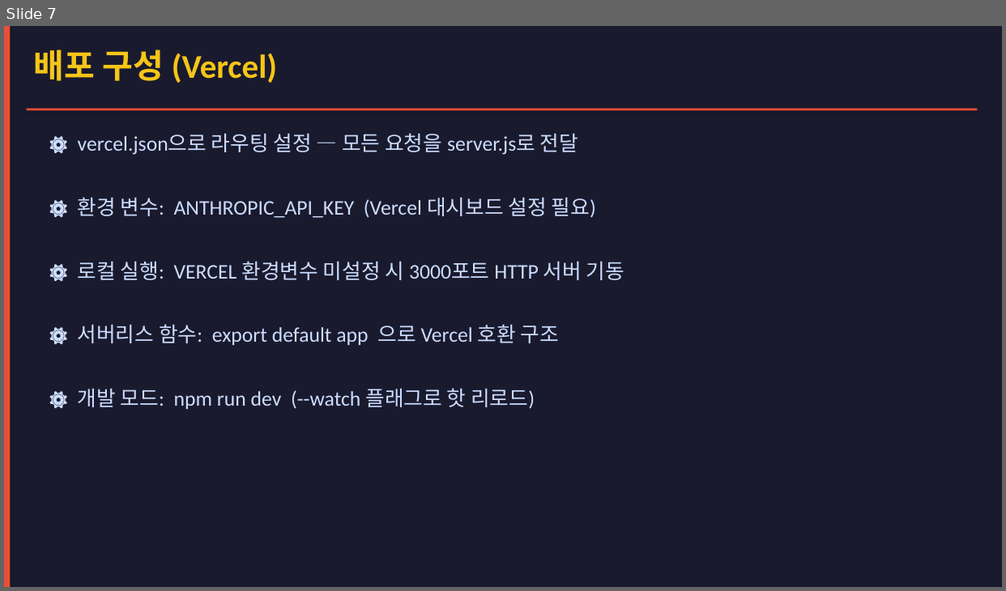
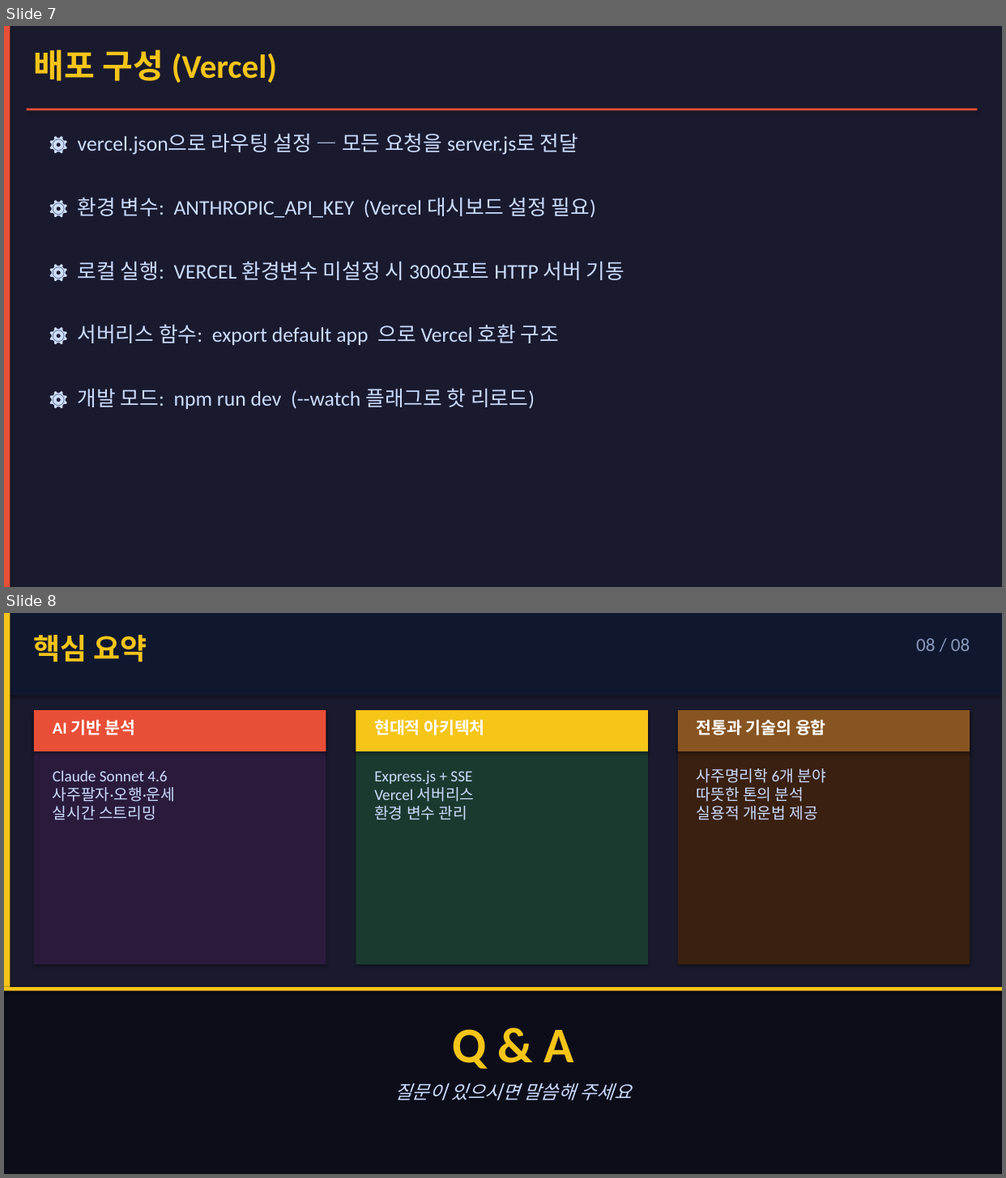
Before and after one commit to hohyun8/saju2, a slide deck: saju_app_overview.pptx. Shown one above the other, each under a label of ours: slide 7 before the commit, slides 7 and 8 after it. The pictures are 1006x591 and 1006x1178 pixels, drawn with LibreOffice and Linux fonts; fonts in the diff are those of the drawing. Boxes give left, top, right and bottom in pixels: in the first picture for what was removed or moved away, otherwise in the second. Text is boxed around its words. In the diff, an @@ line names an element or a change of style, - is before the commit and + after.

```diff
--- a/saju_app_overview.pptx
+++ b/saju_app_overview.pptx
@@ slide 8 added at (x1=4, y1=613, x2=1002, y2=1174), background #1A1A2E @@
@@ rectangle added at (x1=4, y1=613, x2=1002, y2=696), fill #101830 @@
@@ rectangle added at (x1=4, y1=613, x2=10, y2=1174), fill #F5C518 @@
@@ text added at (x1=34, y1=635, x2=147, y2=662), 28 pt, text #F5C518, bold @@
+핵심 요약
@@ text added at (x1=916, y1=638, x2=970, y2=651), 18 pt, text #8899BB @@
+08 / 08
@@ rectangle added at (x1=34, y1=710, x2=326, y2=965), fill #2A1B3D @@
@@ rectangle added at (x1=34, y1=710, x2=326, y2=752), fill #E94F37 @@
@@ text added at (x1=53, y1=720, x2=136, y2=735), 16 pt, text #FFFFFF, bold @@
+AI 기반 분석
@@ rectangle added at (x1=356, y1=710, x2=648, y2=965), fill #1B3A2F @@
@@ rectangle added at (x1=356, y1=710, x2=648, y2=752), fill #F5C518 @@
@@ text added at (x1=374, y1=719, x2=484, y2=735), 16 pt, text #FFFFFF, bold @@
+현대적 아키텍처
@@ rectangle added at (x1=678, y1=710, x2=970, y2=965), fill #3A2010 @@
@@ rectangle added at (x1=678, y1=710, x2=970, y2=752), fill #885522 @@
@@ text added at (x1=697, y1=719, x2=826, y2=735), 16 pt, text #FFFFFF, bold @@
+전통과 기술의 융합
@@ text added at (x1=53, y1=770, x2=175, y2=820), 15 pt, text #CCDDFF @@
+Claude Sonnet 4.6
+사주팔자·오행·운세
+실시간 스트리밍
@@ text added at (x1=374, y1=771, x2=475, y2=820), 15 pt, text #CCDDFF @@
+Express.js + SSE
+Vercel 서버리스
+환경 변수 관리
@@ text added at (x1=697, y1=769, x2=825, y2=820), 15 pt, text #CCDDFF @@
+사주명리학 6개 분야
+따뜻한 톤의 분석
+실용적 개운법 제공
@@ rectangle added at (x1=4, y1=987, x2=1002, y2=1174), fill #0D0D1A @@
@@ rectangle added at (x1=4, y1=987, x2=1002, y2=991), fill #F5C518 @@
@@ text added at (x1=452, y1=1029, x2=573, y2=1069), 48 pt, text #F5C518, bold @@
+Q & A
@@ text added at (x1=395, y1=1084, x2=632, y2=1101), 18 pt, text #CCDDFF, italic @@
+질문이 있으시면 말씀해 주세요
```
Also in this commit, not shown: 1 slide changed, 1 slide removed.
